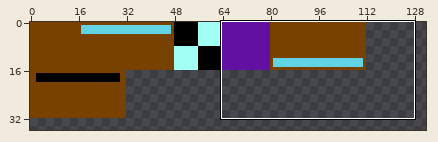
Edited in one commit: pixel-art file (assets/house-Sheet.aseprite). Above: a wide view before the commit, with the close-up outlined.
Close-up. Before the edit:
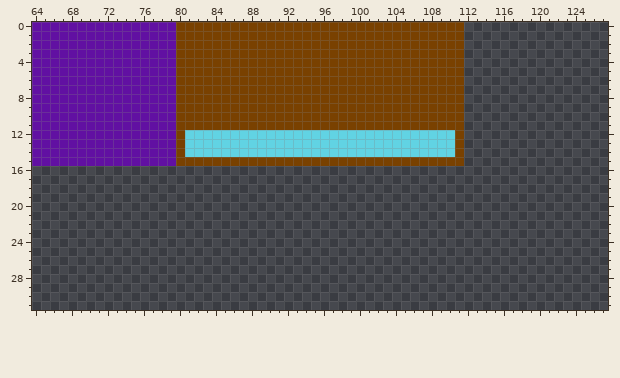
320x180 pixels, 1 frame. Shown: x 64..127, y 0..31. The wide view leaves out empty margins.
The result:
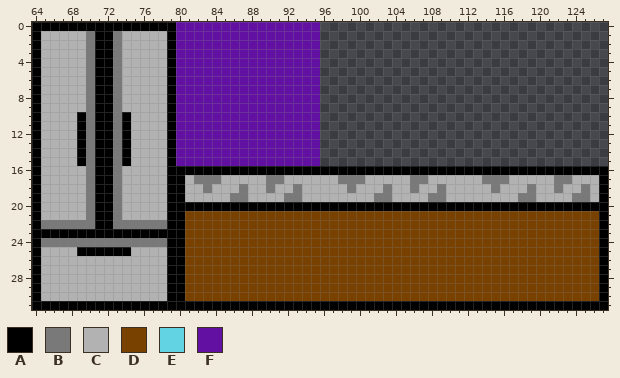
Palette (. is transparent): A #000000  B #797979  C #b2b2b2  D #794100  E #61d3e3  F #6110a2
From old to new:
y 0: x 64..111 FFFFFFFFFFFFFFFFDDDDDDDDDDDDDDDDDDDDDDDDDDDDDDDD -> AAAAAAAAAAAAAAAAFFFFFFFFFFFFFFFF................
y 1..9: x 64..111 FFFFFFFFFFFFFFFFDDDDDDDDDDDDDDDDDDDDDDDDDDDDDDDD -> ACCCCCBAABCCCCCAFFFFFFFFFFFFFFFF................
y 10..11: x 64..111 FFFFFFFFFFFFFFFFDDDDDDDDDDDDDDDDDDDDDDDDDDDDDDDD -> ACCCCABAABACCCCAFFFFFFFFFFFFFFFF................
y 12..14: x 64..111 FFFFFFFFFFFFFFFFDEEEEEEEEEEEEEEEEEEEEEEEEEEEEEED -> ACCCCABAABACCCCAFFFFFFFFFFFFFFFF................
y 15: x 64..111 FFFFFFFFFFFFFFFFDDDDDDDDDDDDDDDDDDDDDDDDDDDDDDDD -> ACCCCABAABACCCCAFFFFFFFFFFFFFFFF................
y 16: x 64..127 ................................................................ -> ACCCCCBAABCCCCCAAAAAAAAAAAAAAAAAAAAAAAAAAAAAAAAAAAAAAAAAAAAAAAAA
y 17: x 64..127 ................................................................ -> ACCCCCBAABCCCCCAACBBBCCCCCBBCCCCCCBBBCCCCCBBCCCCCCBBBCCCCCBBCCCA
y 18: x 64..127 ................................................................ -> ACCCCCBAABCCCCCAACCBCCCBCCBCCBCCCCCBCCCBCCBCCBCCCCCBCCCBCCBCCBCA
y 19: x 64..127 ................................................................ -> ACCCCCBAABCCCCCAACCCCCBBCCCCBBCCCCCCCCBBCCCCBBCCCCCCCCBBCCCCBBCA
y 20: x 64..127 ................................................................ -> ACCCCCBAABCCCCCAAAAAAAAAAAAAAAAAAAAAAAAAAAAAAAAAAAAAAAAAAAAAAAAA
y 21: x 64..127 ................................................................ -> ACCCCCBAABCCCCCAADDDDDDDDDDDDDDDDDDDDDDDDDDDDDDDDDDDDDDDDDDDDDDA
y 22: x 64..127 ................................................................ -> ABBBBBBAABBBBBBAADDDDDDDDDDDDDDDDDDDDDDDDDDDDDDDDDDDDDDDDDDDDDDA
y 23: x 64..127 ................................................................ -> AAAAAAAAAAAAAAAAADDDDDDDDDDDDDDDDDDDDDDDDDDDDDDDDDDDDDDDDDDDDDDA
y 24: x 64..127 ................................................................ -> ABBBBBBBBBBBBBBAADDDDDDDDDDDDDDDDDDDDDDDDDDDDDDDDDDDDDDDDDDDDDDA
y 25: x 64..127 ................................................................ -> ACCCCAAAAAACCCCAADDDDDDDDDDDDDDDDDDDDDDDDDDDDDDDDDDDDDDDDDDDDDDA
y 26..30: x 64..127 ................................................................ -> ACCCCCCCCCCCCCCAADDDDDDDDDDDDDDDDDDDDDDDDDDDDDDDDDDDDDDDDDDDDDDA
y 31: x 64..127 ................................................................ -> AAAAAAAAAAAAAAAAAAAAAAAAAAAAAAAAAAAAAAAAAAAAAAAAAAAAAAAAAAAAAAAA
Pixel boxes of the changes (left, top, right, bottom) in both close-ups:
changed: (32, 22, 608, 310)
